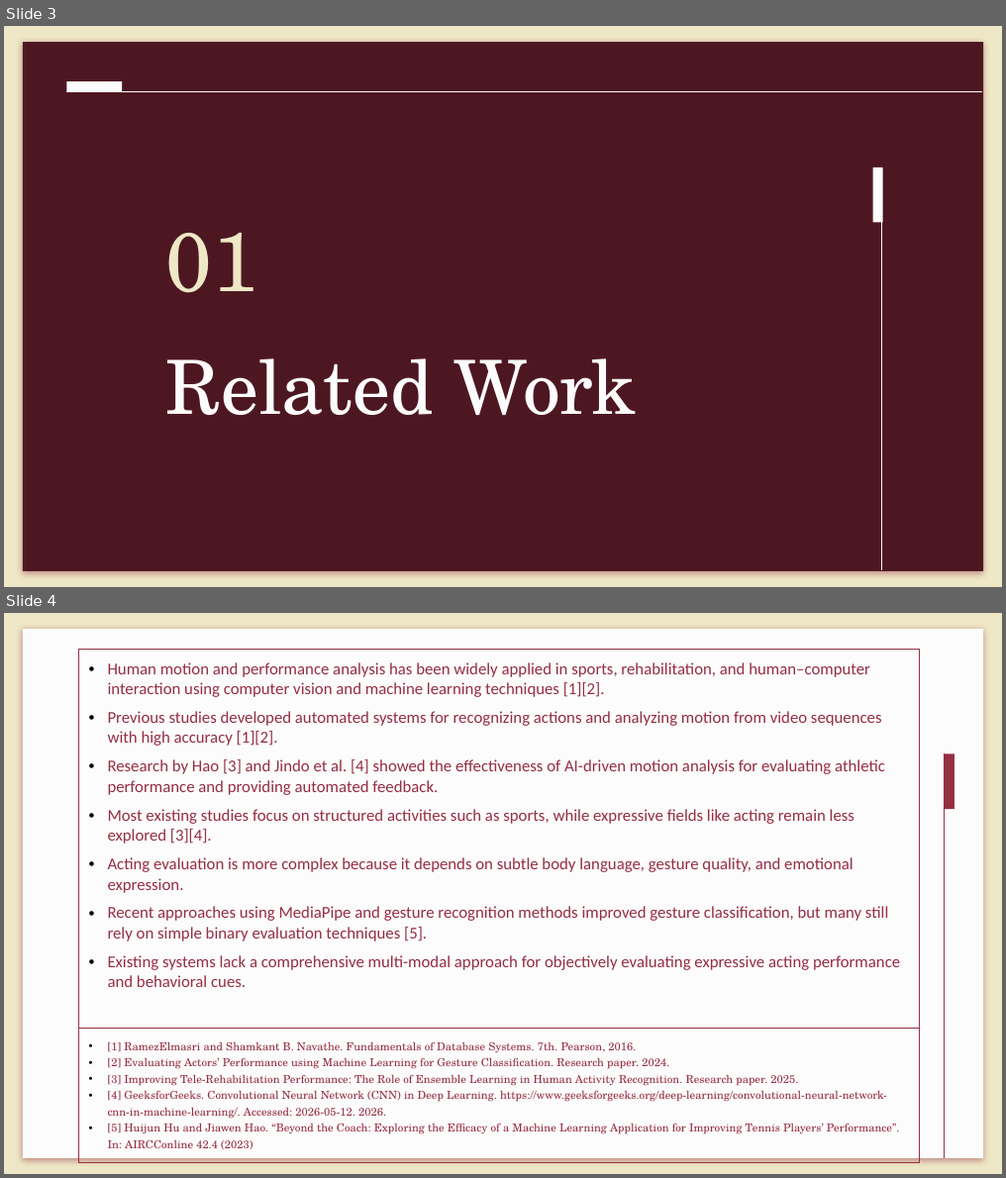
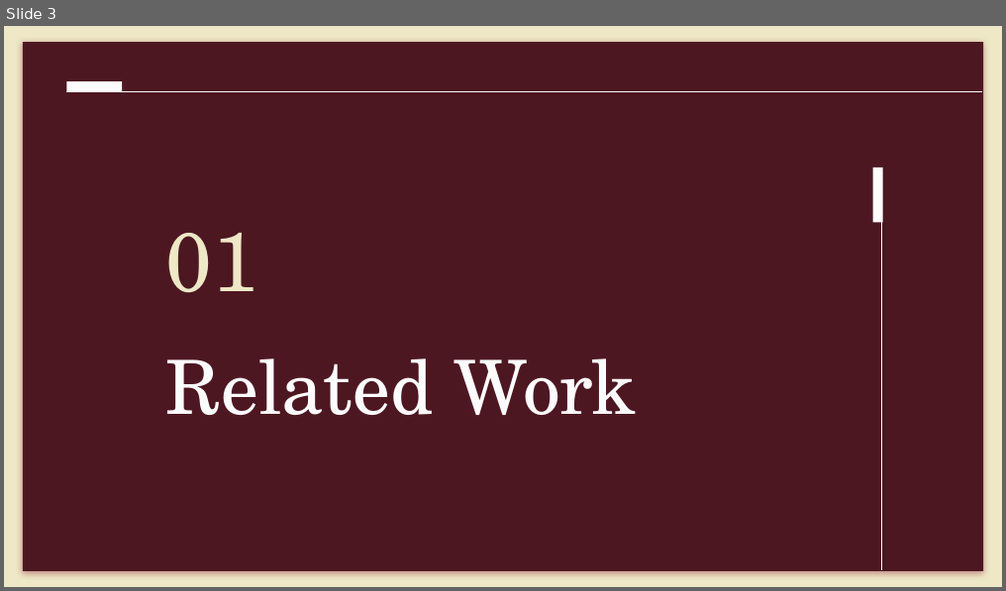
Before and after one commit to MiraPhilip12/Graduation_Project_ESLSCA, a slide deck: Final Milestone/Graduation_Project_Final_Presentation.pptx. Shown one above the other, each under a label of ours: slides 3 and 4 before the commit, slide 3 after it. The pictures are 1006x1178 and 1006x591 pixels, drawn with LibreOffice and Linux fonts; fonts in the diff are those of the drawing. Boxes give left, top, right and bottom in pixels: in the first picture for what was removed or moved away, otherwise in the second. Text is boxed around its words. In the diff, an @@ line names an element or a change of style, - is before the commit and + after.

```diff
--- a/Final Milestone/Graduation_Project_Final_Presentation.pptx
+++ b/Final Milestone/Graduation_Project_Final_Presentation.pptx
@@ slide 4 removed at [4, 613, 1002, 1174], background #EEE8C6 @@
@@ rectangle removed at [23, 629, 983, 1158] @@
@@ table removed at [79, 649, 920, 1154], 2 rows, 1 columns @@
-Human motion and performance analysis has been widely applied in sports, rehabilitation, and human–computer interaction using computer vision and machine learning techniques [1][2]. / Previous studies developed automated systems for recognizing actions and analyzing motion from video sequences with high accuracy [1][2]. / Research by Hao [3] and Jindo et al. [4] showed the effectiveness of AI-driven motion analysis for evaluating athletic performance and providing automated feedback. / Most existing studies focus on structured activities such as sports, while expressive fields like acting remain less explored [3][4]. / Acting evaluation is more complex because it depends on subtle body language, gesture quality, and emotional expression. / Recent approaches using MediaPipe and gesture recognition methods improved gesture classification, but many still rely on simple binary evaluation techniques [5]. / Existing systems lack a comprehensive multi-modal approach for objectively evaluating expressive acting performance and behavioral cues.
-[1] RamezElmasri and Shamkant B. Navathe. Fundamentals of Database Systems. 7th. Pearson, 2016. / [2] Evaluating Actors’ Performance using Machine Learning for Gesture Classification. Research paper. 2024. / [3] Improving Tele-Rehabilitation Performance: The Role of Ensemble Learning in Human Activity Recognition. Research paper. 2025. / [4] GeeksforGeeks. Convolutional Neural Network (CNN) in Deep Learning. https://www.geeksforgeeks.org/deep-learning/convolutional-neural-network-cnn-in-machine-learning/. Accessed: 2026-05-12. 2026. / [5] Huijun Hu and Jiawen Hao. “Beyond the Coach: Exploring the Efficacy of a Machine Learning Application for Improving Tennis Players’ Performance”. In: AIRCConline 42.4 (2023)
@@ rectangle removed at [944, 755, 954, 809] @@
@@ line removed from (944, 754) to (944, 1158) @@
```
Also in this commit, not shown: 2 slides changed, 7 slides added, 3 other slides removed, 3 other files.
